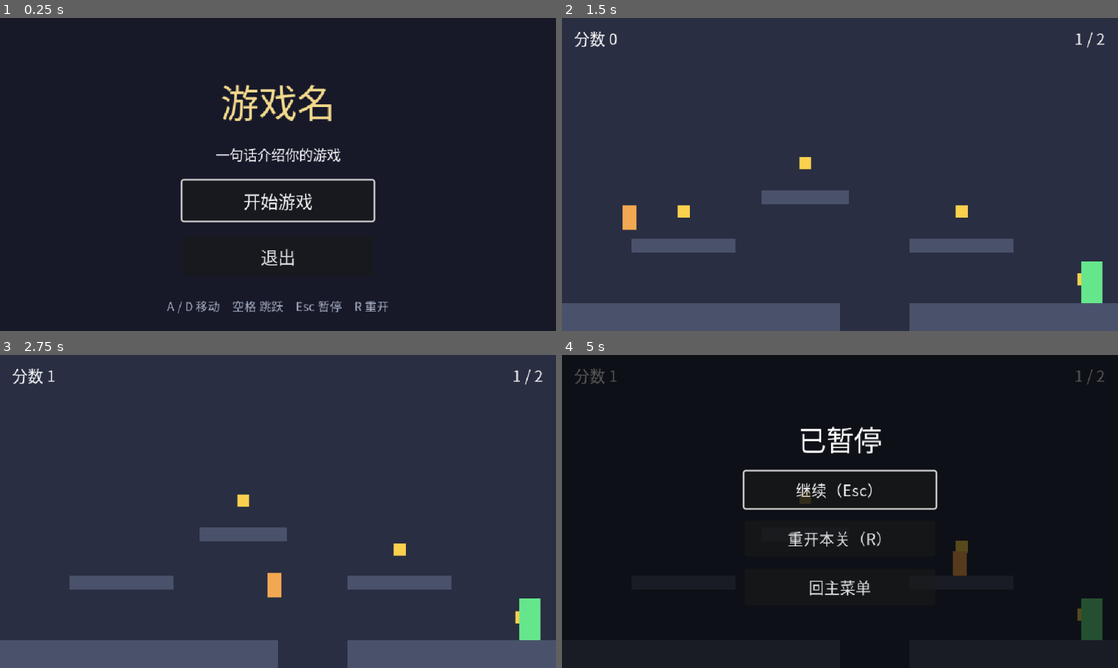
Above: before the commit, frames 1-4 (two rows, left to right).
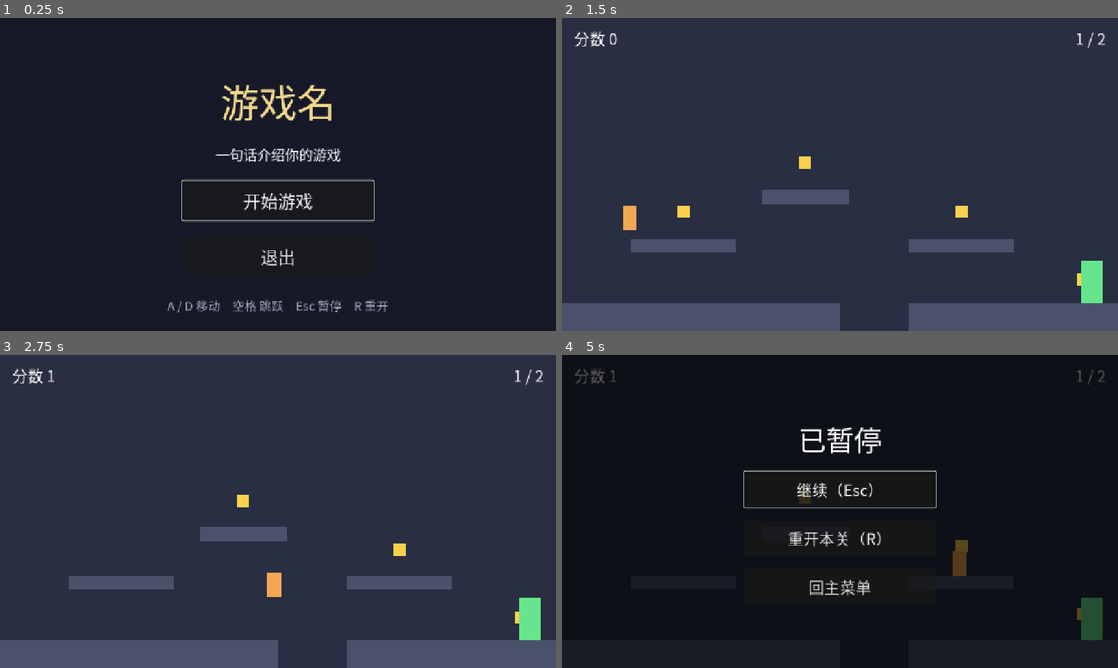
Above: after the commit, the same moments.

Repository: huajianwanzhao/xueyuanlu_gamejam
Game: Godot game, scene res://scenes/main_menu.tscn
Two runs of this game, one before a commit and one after it. Both use one fixed random seed, a clock stepped at 60 frames per second and the inputs below.
Inputs:
- Up to frame 1 (0.25 s): no input
- Up to frame 2 (1.5 s): click "开始游戏" at 0.5 s; tap Enter at 1.25 s; hold D (move_right) from 1.28 s (still down); hold Space (jump) from 1.28 s (still down)
- Up to frame 3 (2.75 s): keep holding D (move_right); release Space (jump) at 2.03 s; tap 1 at 2.1 s; tap Space (jump) at 2.27, 2.3, 2.57 s
- Up to frame 4 (5 s): release D (move_right) at 2.78 s; hold A (move_left) 2.78-3.53 s; hold Space (jump) 2.78-3.53 s; hold D (move_right) from 3.53 s (still down); tap 1 at 3.6 s; tap Space (jump) at 3.77, 3.8, 4.07 s; hold Space (jump) from 4.28 s (still down); tap Escape (pause) at 4.9 s

The runs differ from the first frame. In frame 1, 2.4% of the frame differs, in the area x 30-70%, y 21-95%; in frame 2, 0.4%; in frame 3, 0.4%; in frame 4, 1.9%.

Commit message:
feat(手绘模式): 1280x720 + Linear 过滤，两关坐标 x2，玩家支持单张静态图
视口 640x360 -> 1280x720；纹理过滤 Nearest -> Linear；所有场景与 UI 尺寸等比 x2，手感等价。player.gd 改成三级降级（frames.tres / player_idle.png / ColorRect），并加了跳跃与落地的挤压拉伸。art_check 与对照尺改为手绘版，docs/03 重写。

Diff:
--- a/levels/level_01.tscn
+++ b/levels/level_01.tscn
@@ -8,39 +8,39 @@
 [node name="Level01" type="Node2D"]
 
 [node name="GroundLeft" parent="." instance=ExtResource("2_platform")]
-position = Vector2(160, 344)
-size = Vector2(320, 32)
+position = Vector2(320, 688)
+size = Vector2(640, 64)
 
 [node name="GroundRight" parent="." instance=ExtResource("2_platform")]
-position = Vector2(520, 344)
+position = Vector2(1040, 688)
+size = Vector2(480, 64)
+
+[node name="PlatformA" parent="." instance=ExtResource("2_platform")]
+position = Vector2(280, 524)
 size = Vector2(240, 32)
 
-[node name="PlatformA" parent="." instance=ExtResource("2_platform")]
-position = Vector2(140, 262)
-size = Vector2(120, 16)
-
 [node name="PlatformB" parent="." instance=ExtResource("2_platform")]
-position = Vector2(280, 206)
-size = Vector2(100, 16)
+position = Vector2(560, 412)
+size = Vector2(200, 32)
 
 [node name="PlatformC" parent="." instance=ExtResource("2_platform")]
-position = Vector2(460, 262)
-size = Vector2(120, 16)
+position = Vector2(920, 524)
+size = Vector2(240, 32)
 
 [node name="Coin1" parent="." instance=ExtResource("3_coin")]
-position = Vector2(140, 222)
+position = Vector2(280, 444)
 
 [node name="Coin2" parent="." instance=ExtResource("3_coin")]
-position = Vector2(280, 166)
+position = Vector2(560, 332)
 
 [node name="Coin3" parent="." instance=ExtResource("3_coin")]
-position = Vector2(460, 222)
+position = Vector2(920, 444)
 
 [node name="Coin4" parent="." instance=ExtResource("3_coin")]
-position = Vector2(600, 300)
+position = Vector2(1200, 600)
 
 [node name="Player" parent="." instance=ExtResource("1_player")]
-position = Vector2(40, 300)
+position = Vector2(80, 600)
 
 [node name="Goal" parent="." instance=ExtResource("4_goal")]
-position = Vector2(610, 304)
+position = Vector2(1220, 608)
--- a/levels/level_02.tscn
+++ b/levels/level_02.tscn
@@ -8,50 +8,50 @@
 [node name="Level02" type="Node2D"]
 
 [node name="GroundLeft" parent="." instance=ExtResource("2_platform")]
-position = Vector2(100, 344)
+position = Vector2(200, 688)
+size = Vector2(400, 64)
+
+[node name="SteppingStone" parent="." instance=ExtResource("2_platform")]
+position = Vector2(560, 660)
+size = Vector2(120, 32)
+
+[node name="GroundRight" parent="." instance=ExtResource("2_platform")]
+position = Vector2(1000, 688)
+size = Vector2(560, 64)
+
+[node name="PlatformA" parent="." instance=ExtResource("2_platform")]
+position = Vector2(280, 500)
 size = Vector2(200, 32)
 
-[node name="SteppingStone" parent="." instance=ExtResource("2_platform")]
-position = Vector2(280, 330)
-size = Vector2(60, 16)
-
-[node name="GroundRight" parent="." instance=ExtResource("2_platform")]
-position = Vector2(500, 344)
-size = Vector2(280, 32)
-
-[node name="PlatformA" parent="." instance=ExtResource("2_platform")]
-position = Vector2(140, 250)
-size = Vector2(100, 16)
-
 [node name="PlatformB" parent="." instance=ExtResource("2_platform")]
-position = Vector2(300, 200)
-size = Vector2(90, 16)
+position = Vector2(600, 400)
+size = Vector2(180, 32)
 
 [node name="PlatformC" parent="." instance=ExtResource("2_platform")]
-position = Vector2(470, 250)
-size = Vector2(100, 16)
+position = Vector2(940, 500)
+size = Vector2(200, 32)
 
 [node name="PlatformD" parent="." instance=ExtResource("2_platform")]
-position = Vector2(555, 160)
-size = Vector2(90, 16)
+position = Vector2(1110, 320)
+size = Vector2(180, 32)
 
 [node name="Coin1" parent="." instance=ExtResource("3_coin")]
-position = Vector2(140, 205)
+position = Vector2(280, 410)
 
 [node name="Coin2" parent="." instance=ExtResource("3_coin")]
-position = Vector2(300, 155)
+position = Vector2(600, 310)
 
 [node name="Coin3" parent="." instance=ExtResource("3_coin")]
-position = Vector2(470, 205)
+position = Vector2(940, 410)
 
 [node name="Coin4" parent="." instance=ExtResource("3_coin")]
-position = Vector2(280, 285)
+position = Vector2(560, 570)
 
 [node name="Coin5" parent="." instance=ExtResource("3_coin")]
-position = Vector2(620, 300)
+position = Vector2(1240, 600)
 
 [node name="Player" parent="." instance=ExtResource("1_player")]
-position = Vector2(36, 300)
+position = Vector2(72, 600)
 
 [node name="Goal" parent="." instance=ExtResource("4_goal")]
-position = Vector2(555, 128)
+position = Vector2(1110, 256)
--- a/project.godot
+++ b/project.godot
@@ -23,8 +23,8 @@
 
 [display]
 
-window/size/viewport_width=640
-window/size/viewport_height=360
+window/size/viewport_width=1280
+window/size/viewport_height=720
 window/size/window_width_override=1280
 window/size/window_height_override=720
 window/stretch/mode="canvas_items"
@@ -67,6 +67,6 @@
 
 [rendering]
 
-textures/canvas_textures/default_texture_filter=0
+textures/canvas_textures/default_texture_filter=1
 renderer/rendering_method="gl_compatibility"
 renderer/rendering_method.mobile="gl_compatibility"
--- a/scenes/dev/art_check.tscn
+++ b/scenes/dev/art_check.tscn
@@ -6,26 +6,28 @@
 script = ExtResource("1_dev")
 
 [node name="Real" type="Sprite2D" parent="."]
-position = Vector2(110, 306)
+position = Vector2(480, 612)
+scale = Vector2(0.5, 0.5)
 visible = false
 
-[node name="Zoom" type="Sprite2D" parent="."]
-position = Vector2(470, 180)
-scale = Vector2(4, 4)
+[node name="Edge" type="Sprite2D" parent="."]
+position = Vector2(1000, 400)
+scale = Vector2(2, 2)
+visible = false
 
 [node name="Title" type="Label" parent="."]
-offset_left = 12.0
-offset_top = 6.0
-offset_right = 620.0
-offset_bottom = 26.0
-theme_override_font_sizes/font_size = 12
-text = "美术比例检查：Real = 真实大小（1:1）　Zoom = 同一张图放大 4 倍"
+offset_left = 20.0
+offset_top = 10.0
+offset_right = 1260.0
+offset_bottom = 50.0
+theme_override_font_sizes/font_size = 24
+text = "手绘素材检查：Real = 缩回 1:1（0.5 倍）　Edge = 放大 2 倍查边缘"
 
 [node name="Hint" type="Label" parent="."]
-offset_left = 12.0
-offset_top = 26.0
-offset_right = 620.0
-offset_bottom = 48.0
+offset_left = 20.0
+offset_top = 52.0
+offset_right = 1260.0
+offset_bottom = 96.0
 theme_override_colors/font_color = Color(0.85, 0.72, 0.42, 1)
-theme_override_font_sizes/font_size = 11
-text = "把 PNG 拖到 Real / Zoom 两个节点的 Texture 上。看不清 = 尺寸不对，不是画得不够细。"
+theme_override_font_sizes/font_size = 22
+text = "把 PNG 拖到 Real / Edge 的 Texture 上。Real 看得清 + Edge 没有黑边 = 过。"
--- a/scenes/game.tscn
+++ b/scenes/game.tscn
@@ -9,8 +9,8 @@
 script = ExtResource("1_game")
 
 [node name="Background" type="ColorRect" parent="."]
-offset_right = 640.0
-offset_bottom = 360.0
+offset_right = 1280.0
+offset_bottom = 720.0
 color = Color(0.16, 0.18, 0.26, 1)
 
 [node name="LevelHolder" type="Node2D" parent="."]
--- a/scenes/main_menu.tscn
+++ b/scenes/main_menu.tscn
@@ -27,32 +27,32 @@
 
 [node name="VBox" type="VBoxContainer" parent="Center"]
 layout_mode = 2
-theme_override_constants/separation = 18
+theme_override_constants/separation = 36
 alignment = 1
 
 [node name="Title" type="Label" parent="Center/VBox"]
 layout_mode = 2
 theme_override_colors/font_color = Color(0.95, 0.85, 0.55, 1)
-theme_override_font_sizes/font_size = 44
+theme_override_font_sizes/font_size = 88
 text = "游戏名"
 horizontal_alignment = 1
 
 [node name="Subtitle" type="Label" parent="Center/VBox"]
 layout_mode = 2
-theme_override_font_sizes/font_size = 16
+theme_override_font_sizes/font_size = 32
 text = "一句话介绍你的游戏"
 horizontal_alignment = 1
 
 [node name="StartButton" type="Button" parent="Center/VBox"]
-custom_minimum_size = Vector2(220, 46)
+custom_minimum_size = Vector2(440, 92)
 layout_mode = 2
-theme_override_font_sizes/font_size = 20
+theme_override_font_sizes/font_size = 40
 text = "开始游戏"
 
 [node name="QuitButton" type="Button" parent="Center/VBox"]
-custom_minimum_size = Vector2(220, 46)
+custom_minimum_size = Vector2(440, 92)
 layout_mode = 2
-theme_override_font_sizes/font_size = 20
+theme_override_font_sizes/font_size = 40
 text = "退出"
 
 [node name="Hint" type="Label" parent="."]
@@ -60,11 +60,11 @@
 anchor_top = 1.0
 anchor_right = 1.0
 anchor_bottom = 1.0
-offset_top = -40.0
-offset_bottom = -12.0
+offset_top = -80.0
+offset_bottom = -24.0
 grow_horizontal = 2
 grow_vertical = 0
 theme_override_colors/font_color = Color(0.65, 0.68, 0.76, 1)
-theme_override_font_sizes/font_size = 14
+theme_override_font_sizes/font_size = 28
 text = "A / D 移动　空格 跳跃　Esc 暂停　R 重开"
 horizontal_alignment = 1
--- a/scenes/objects/coin.tscn
+++ b/scenes/objects/coin.tscn
@@ -3,7 +3,7 @@
 [ext_resource type="Script" path="res://scripts/objects/coin.gd" id="1_coin"]
 
 [sub_resource type="CircleShape2D" id="CircleShape2D_coin"]
-radius = 10.0
+radius = 20.0
 
 [node name="Coin" type="Area2D" groups=["coin"]]
 script = ExtResource("1_coin")
@@ -12,8 +12,8 @@
 shape = SubResource("CircleShape2D_coin")
 
 [node name="Visual" type="ColorRect" parent="."]
-offset_left = -7.0
-offset_top = -7.0
-offset_right = 7.0
-offset_bottom = 7.0
+offset_left = -14.0
+offset_top = -14.0
+offset_right = 14.0
+offset_bottom = 14.0
 color = Color(0.98, 0.82, 0.3, 1)
--- a/scenes/objects/goal.tscn
+++ b/scenes/objects/goal.tscn
@@ -3,7 +3,7 @@
 [ext_resource type="Script" path="res://scripts/objects/goal.gd" id="1_goal"]
 
 [sub_resource type="RectangleShape2D" id="RectangleShape2D_goal"]
-size = Vector2(24, 48)
+size = Vector2(48, 96)
 
 [node name="Goal" type="Area2D" groups=["goal"]]
 script = ExtResource("1_goal")
@@ -12,8 +12,8 @@
 shape = SubResource("RectangleShape2D_goal")
 
 [node name="Visual" type="ColorRect" parent="."]
-offset_left = -12.0
-offset_top = -24.0
-offset_right = 12.0
-offset_bottom = 24.0
+offset_left = -24.0
+offset_top = -48.0
+offset_right = 24.0
+offset_bottom = 48.0
 color = Color(0.4, 0.9, 0.55, 1)
--- a/scenes/objects/platform.tscn
+++ b/scenes/objects/platform.tscn
@@ -3,7 +3,7 @@
 [ext_resource type="Script" path="res://scripts/objects/platform.gd" id="1_platform"]
 
 [sub_resource type="RectangleShape2D" id="RectangleShape2D_platform"]
-size = Vector2(96, 16)
+size = Vector2(192, 32)
 
 [node name="Platform" type="StaticBody2D"]
 script = ExtResource("1_platform")
@@ -12,8 +12,8 @@
 shape = SubResource("RectangleShape2D_platform")
 
 [node name="Visual" type="ColorRect" parent="."]
-offset_left = -48.0
-offset_top = -8.0
-offset_right = 48.0
-offset_bottom = 8.0
+offset_left = -96.0
+offset_top = -16.0
+offset_right = 96.0
+offset_bottom = 16.0
 color = Color(0.29, 0.32, 0.42, 1)
--- a/scenes/player/player.tscn
+++ b/scenes/player/player.tscn
@@ -3,7 +3,7 @@
 [ext_resource type="Script" path="res://scripts/player/player.gd" id="1_player"]
 
 [sub_resource type="RectangleShape2D" id="RectangleShape2D_body"]
-size = Vector2(16, 28)
+size = Vector2(32, 56)
 
 [node name="Player" type="CharacterBody2D" groups=["player"]]
 script = ExtResource("1_player")
@@ -11,12 +11,17 @@
 [node name="CollisionShape2D" type="CollisionShape2D" parent="."]
 shape = SubResource("RectangleShape2D_body")
 
-[node name="Visual" type="ColorRect" parent="."]
-offset_left = -8.0
-offset_top = -14.0
-offset_right = 8.0
-offset_bottom = 14.0
+[node name="VisualRoot" type="Node2D" parent="."]
+
+[node name="Visual" type="ColorRect" parent="VisualRoot"]
+offset_left = -16.0
+offset_top = -28.0
+offset_right = 16.0
+offset_bottom = 28.0
 color = Color(0.95, 0.66, 0.32, 1)
 
-[node name="Anim" type="AnimatedSprite2D" parent="."]
+[node name="Sprite" type="Sprite2D" parent="VisualRoot"]
 visible = false
+
+[node name="Anim" type="AnimatedSprite2D" parent="VisualRoot"]
+visible = false
--- a/scenes/ui/hud.tscn
+++ b/scenes/ui/hud.tscn
@@ -16,16 +16,16 @@
 [node name="Bar" type="HBoxContainer" parent="Root"]
 anchors_preset = 10
 anchor_right = 1.0
-offset_left = 14.0
-offset_top = 10.0
-offset_right = -14.0
-offset_bottom = 36.0
+offset_left = 28.0
+offset_top = 20.0
+offset_right = -28.0
+offset_bottom = 72.0
 grow_horizontal = 2
 
 [node name="ScoreLabel" type="Label" parent="Root/Bar"]
 layout_mode = 2
 size_flags_vertical = 0
-theme_override_font_sizes/font_size = 18
+theme_override_font_sizes/font_size = 36
 text = "分数 0"
 vertical_alignment = 0
 
@@ -37,7 +37,7 @@
 [node name="LevelLabel" type="Label" parent="Root/Bar"]
 layout_mode = 2
 size_flags_vertical = 0
-theme_override_font_sizes/font_size = 18
+theme_override_font_sizes/font_size = 36
 text = "1 / 2"
 horizontal_alignment = 2
 vertical_alignment = 0
--- a/scenes/ui/pause_menu.tscn
+++ b/scenes/ui/pause_menu.tscn
@@ -31,29 +31,29 @@
 
 [node name="VBox" type="VBoxContainer" parent="Root/Center"]
 layout_mode = 2
-theme_override_constants/separation = 14
+theme_override_constants/separation = 28
 alignment = 1
 
 [node name="Title" type="Label" parent="Root/Center/VBox"]
 layout_mode = 2
-theme_override_font_sizes/font_size = 32
+theme_override_font_sizes/font_size = 64
 text = "已暂停"
 horizontal_alignment = 1
 
 [node name="ResumeButton" type="Button" parent="Root/Center/VBox"]
-custom_minimum_size = Vector2(220, 42)
+custom_minimum_size = Vector2(440, 84)
 layout_mode = 2
-theme_override_font_sizes/font_size = 18
+theme_override_font_sizes/font_size = 36
 text = "继续（Esc）"
 
 [node name="RestartButton" type="Button" parent="Root/Center/VBox"]
-custom_minimum_size = Vector2(220, 42)
+custom_minimum_size = Vector2(440, 84)
 layout_mode = 2
-theme_override_font_sizes/font_size = 18
+theme_override_font_sizes/font_size = 36
 text = "重开本关（R）"
 
 [node name="MenuButton" type="Button" parent="Root/Center/VBox"]
-custom_minimum_size = Vector2(220, 42)
+custom_minimum_size = Vector2(440, 84)
 layout_mode = 2
-theme_override_font_sizes/font_size = 18
+theme_override_font_sizes/font_size = 36
 text = "回主菜单"
--- a/scenes/win_screen.tscn
+++ b/scenes/win_screen.tscn
@@ -27,30 +27,30 @@
 
 [node name="VBox" type="VBoxContainer" parent="Center"]
 layout_mode = 2
-theme_override_constants/separation = 16
+theme_override_constants/separation = 32
 alignment = 1
 
 [node name="Title" type="Label" parent="Center/VBox"]
 layout_mode = 2
 theme_override_colors/font_color = Color(0.6, 0.95, 0.7, 1)
-theme_override_font_sizes/font_size = 44
+theme_override_font_sizes/font_size = 88
 text = "通关！"
 horizontal_alignment = 1
 
 [node name="ScoreLabel" type="Label" parent="Center/VBox"]
 layout_mode = 2
-theme_override_font_sizes/font_size = 20
+theme_override_font_sizes/font_size = 40
 text = "得分 0"
 horizontal_alignment = 1
 
 [node name="MenuButton" type="Button" parent="Center/VBox"]
-custom_minimum_size = Vector2(220, 44)
+custom_minimum_size = Vector2(440, 88)
 layout_mode = 2
-theme_override_font_sizes/font_size = 18
+theme_override_font_sizes/font_size = 36
 text = "回主菜单"
 
 [node name="RetryButton" type="Button" parent="Center/VBox"]
-custom_minimum_size = Vector2(220, 44)
+custom_minimum_size = Vector2(440, 88)
 layout_mode = 2
-theme_override_font_sizes/font_size = 18
+theme_override_font_sizes/font_size = 36
 text = "再玩一次"
--- a/scripts/dev/art_check.gd
+++ b/scripts/dev/art_check.gd
@@ -1,34 +1,55 @@
 extends Node2D
-## 美术比例检查场景（F6 运行）。
-## 用法：把一张候选 PNG 拖到下面 Real / Zoom 两个节点的 texture 上。
-##   Real = 1:1 真实大小，看它在这个 640x360 的框里是否清楚
-##   Zoom = 同一张图放大 4 倍，看像素细节
+## 手绘风素材检查场景（F6 运行）。
+##
+## 用法：把候选 PNG 拖到 Real / Edge 两个节点的 Texture 上。
+##   Real = 按 2 倍画的图缩回 1:1，看它在真实画面里够不够清楚
+##   Edge = 放大 2 倍，看边缘有没有暗边/黑边、有没有被拉糊
+##
+## 判定只有一句：Real 里看得清、Edge 里没有黑边，就过。
 
-const VIEW: Vector2 = Vector2(640, 360)
-const GROUND_Y: float = 320.0
+const VIEW: Vector2 = Vector2(1280, 720)
+## 和 levels/level_01.tscn 的地面顶部完全对齐，方便和真实关卡对比
+const GROUND_Y: float = 656.0
+## 角色碰撞盒 32x56；素材建议按 2 倍画，即 64x112
+const BODY: Vector2 = Vector2(32, 56)
+const ART_SCALE: float = 2.0
+const SAFE_MARGIN: float = 64.0
 
-const COL_BG: Color = Color(0.14, 0.16, 0.22)
-const COL_GRID_MINOR: Color = Color(0.22, 0.24, 0.32)
-const COL_GRID_MAJOR: Color = Color(0.32, 0.36, 0.48)
+const COL_BG: Color = Color(0.10, 0.11, 0.14)
 const COL_GROUND: Color = Color(0.29, 0.32, 0.42)
-const COL_GHOST: Color = Color(0.95, 0.66, 0.32, 0.55)
+const COL_SAFE: Color = Color(0.75, 0.30, 0.32)
+const COL_ART: Color = Color(0.95, 0.72, 0.32, 0.9)
+const COL_BODY: Color = Color(0.62, 0.66, 0.78, 0.8)
+const COL_LIGHT: Color = Color(0.86, 0.87, 0.90)
 
 
 func _draw() -> void:
+	var font: Font = ThemeDB.fallback_font
 	draw_rect(Rect2(Vector2.ZERO, VIEW), COL_BG)
 
-	var x: float = 0.0
-	while x <= VIEW.x:
-		draw_line(Vector2(x, 0), Vector2(x, VIEW.y), COL_GRID_MAJOR if int(x) % 64 == 0 else COL_GRID_MINOR)
-		x += 16.0
-	var y: float = 0.0
-	while y <= VIEW.y:
-		draw_line(Vector2(0, y), Vector2(VIEW.x, y), COL_GRID_MAJOR if int(y) % 64 == 0 else COL_GRID_MINOR)
-		y += 16.0
+	# 亮色块：把图放在亮背景上，暗边/黑边最容易被看出来
+	draw_rect(Rect2(Vector2(300, 340), Vector2(380, 320)), COL_LIGHT)
 
+	# 地面
 	draw_rect(Rect2(Vector2(0, GROUND_Y), Vector2(VIEW.x, VIEW.y - GROUND_Y)), COL_GROUND)
 
-	# 角色标准尺寸的参考框：脚底贴地，16x28
-	var ghost: Rect2 = Rect2(Vector2(56, GROUND_Y - 28.0), Vector2(16, 28))
-	draw_rect(ghost, COL_GHOST, false, 1.0)
-	draw_string(ThemeDB.fallback_font, Vector2(56, GROUND_Y - 34), "标准角色 16x28", HORIZONTAL_ALIGNMENT_LEFT, -1, 10, COL_GHOST)
+	# 安全边距：重要内容别越过这两条线（不同宽高比的屏幕会裁掉）
+	draw_line(Vector2(SAFE_MARGIN, 0), Vector2(SAFE_MARGIN, VIEW.y), COL_SAFE, 2.0)
+	draw_line(Vector2(VIEW.x - SAFE_MARGIN, 0), Vector2(VIEW.x - SAFE_MARGIN, VIEW.y), COL_SAFE, 2.0)
+	draw_string(font, Vector2(SAFE_MARGIN + 10, 140), "红线内 = 安全区", HORIZONTAL_ALIGNMENT_LEFT, -1, 18, COL_SAFE)
+
+	# 参考框：外框 = 素材画布（64x112），内框 = 碰撞盒（32x56），脚底对齐地面
+	var art: Vector2 = BODY * ART_SCALE
+	var foot_x: float = 120.0
+	draw_rect(Rect2(Vector2(foot_x - art.x * 0.5, GROUND_Y - art.y), art), COL_ART, false, 2.0)
+	draw_rect(Rect2(Vector2(foot_x - BODY.x * 0.5, GROUND_Y - BODY.y), BODY), COL_BODY, false, 2.0)
+
+	# 锚点十字：图片的脚底中心要落在这里
+	draw_line(Vector2(foot_x - 14, GROUND_Y), Vector2(foot_x + 14, GROUND_Y), COL_ART, 2.0)
+	draw_line(Vector2(foot_x, GROUND_Y - 14), Vector2(foot_x, GROUND_Y + 14), COL_ART, 2.0)
+
+	draw_string(font, Vector2(foot_x - 96, GROUND_Y - art.y - 14), "素材画布 64 x 112（按 2 倍画）", HORIZONTAL_ALIGNMENT_LEFT, -1, 20, COL_ART)
+	draw_string(font, Vector2(foot_x - 66, GROUND_Y - BODY.y - 10), "碰撞盒 32 x 56", HORIZONTAL_ALIGNMENT_LEFT, -1, 18, COL_BODY)
+	draw_string(font, Vector2(foot_x + 18, GROUND_Y + 6), "脚底锚点", HORIZONTAL_ALIGNMENT_LEFT, -1, 18, COL_ART)
+
+	draw_string(font, Vector2(316, 372), "亮背景：暗边/黑边在这里最明显", HORIZONTAL_ALIGNMENT_LEFT, -1, 18, Color(0.18, 0.19, 0.23))
--- a/scripts/objects/coin.gd
+++ b/scripts/objects/coin.gd
@@ -2,7 +2,7 @@
 ## 金币：玩家碰到就加分、播声音、消失。
 
 @export var value: int = 1
-@export var bob_height: float = 4.0
+@export var bob_height: float = 8.0
 
 
 func _ready() -> void:
--- a/scripts/objects/platform.gd
+++ b/scripts/objects/platform.gd
@@ -5,7 +5,7 @@
 
 @export var size: Vector2 = Vector2(96, 16):
 	set(value):
-		size = Vector2(maxf(value.x, 8.0), maxf(value.y, 8.0))
+		size = Vector2(maxf(value.x, 16.0), maxf(value.y, 16.0))
 		_apply_size()
 
 
--- a/scripts/player/player.gd
+++ b/scripts/player/player.gd
@@ -2,32 +2,43 @@
 ## 玩家：左右移动 + 跳跃（含可变跳跃高度）+ 掉落死亡。
 ## 手感参数全在 Inspector 里改，不用碰代码。
 ##
-## 外观两种状态，自动切换：
-##   1) 没做美术 -> 用 ColorRect 纯色块占位（默认）
-##   2) 美术做完 -> 把 SpriteFrames 存到 FRAMES_PATH，自动改用动画，代码一行不用改
+## 外观三级自动降级，美术换图时一行代码都不用改：
+##   1) 有 player_frames.tres  -> 逐帧动画
+##   2) 有 player_idle.png     -> 单张静态图，自动缩放到 32x56
+##   3) 都没有                  -> 纯色块占位（默认）
+##
+## 不管用哪一级，跳跃/落地都有程序做的挤压拉伸（Inspector 里可关）。
 
 signal died
 
-## 有帧动画就自动用；没有就继续用纯色块
 const FRAMES_PATH: String = "res://assets/sprites/player/player_frames.tres"
-## 这些动画名要和 SpriteFrames 里的一致；缺哪个就跳过哪个
+const SPRITE_PATH: String = "res://assets/sprites/player/player_idle.png"
 const ANIM_IDLE: StringName = &"idle"
 const ANIM_RUN: StringName = &"run"
 const ANIM_JUMP: StringName = &"jump"
 const ANIM_DIE: StringName = &"die"
+## 碰撞盒尺寸，静态图按这个高度自动缩放
+const BODY_SIZE: Vector2 = Vector2(32, 56)
 
 @export_group("手感")
-@export var speed: float = 190.0
-@export var jump_force: float = 560.0
-@export var gravity: float = 1500.0
-@export var max_fall_speed: float = 900.0
+@export var speed: float = 380.0
+@export var jump_force: float = 1120.0
+@export var gravity: float = 3000.0
+@export var max_fall_speed: float = 1800.0
 ## 掉到这个 y 以下就算死（世界坐标）
-@export var death_y: float = 460.0
+@export var death_y: float = 920.0
+
+@export_group("动效")
+## 跳跃/落地挤压拉伸的强度，0 = 完全关掉
+@export_range(0.0, 1.0) var squash_strength: float = 0.22
 
 var _dead: bool = false
+var _squash_tween: Tween
 
-@onready var _visual: ColorRect = $Visual
-@onready var _anim: AnimatedSprite2D = $Anim
+@onready var _visual_root: Node2D = $VisualRoot
+@onready var _visual: ColorRect = $VisualRoot/Visual
+@onready var _sprite: Sprite2D = $VisualRoot/Sprite
+@onready var _anim: AnimatedSprite2D = $VisualRoot/Anim
 
 
 func _ready() -> void:
@@ -38,6 +49,8 @@
 	if _dead:
 		return
 
+	var was_on_floor: bool = is_on_floor()
+
 	if not is_on_floor():
 		velocity.y = minf(velocity.y + gravity * delta, max_fall_speed)
 
@@ -47,11 +60,15 @@
 	if Input.is_action_just_pressed("jump") and is_on_floor():
 		velocity.y = -jump_force
 		AudioManager.play_sfx("jump")
+		_squash(Vector2(0.82, 1.18))
 	# 松开跳跃键立刻减速 -> 短按小跳、长按大跳
 	if Input.is_action_just_released("jump") and velocity.y < 0.0:
 		velocity.y *= 0.45
 
 	move_and_slide()
+
+	if not was_on_floor and is_on_floor():
+		_squash(Vector2(1.2, 0.8))
 
 	if global_position.y > death_y:
 		_die()
@@ -63,18 +80,38 @@
 # ---------- 外观 ----------
 
 func _setup_visual() -> void:
-	if not ResourceLoader.exists(FRAMES_PATH):
-		return
-	var frames: SpriteFrames = load(FRAMES_PATH) as SpriteFrames
-	if frames == null or frames.get_animation_names().is_empty():
-		return
-	_anim.sprite_frames = frames
-	_anim.visible = true
-	_visual.visible = false
-	_play(ANIM_IDLE)
+	if ResourceLoader.exists(FRAMES_PATH):
+		var frames: SpriteFrames = load(FRAMES_PATH) as SpriteFrames
+		if frames != null and not frames.get_animation_names().is_empty():
+			_anim.sprite_frames = frames
+			_show_only(_anim)
+			_play(ANIM_IDLE)
+			return
+
+	if ResourceLoader.exists(SPRITE_PATH):
+		var tex: Texture2D = load(SPRITE_PATH) as Texture2D
+		if tex != null and tex.get_height() > 0:
+			_sprite.texture = tex
+			var s: float = BODY_SIZE.y / float(tex.get_height())
+			_sprite.scale = Vector2(s, s)
+			_sprite.flip_h = false
+			_show_only(_sprite)
+			return
+
+
+func _show_only(node: Node) -> void:
+	_visual.visible = node == _visual
+	_sprite.visible = node == _sprite
+	_anim.visible = node == _anim
 
 
 func _update_anim(direction: float) -> void:
+	if _sprite.visible:
+		_sprite.flip_h = direction < 0.0
+		# 没有跑步动画时，用轻微倾斜装作在动
+		_sprite.rotation = deg_to_rad(-4.0) * signf(direction) if is_on_floor() and absf(direction) > 0.1 else 0.0
+		return
+
 	if not _anim.visible:
 		return
 	_anim.flip_h = direction < 0.0
@@ -95,6 +132,18 @@
 	_anim.play(anim)
 
 
+## 挤压拉伸：只动外观，不动碰撞盒
+func _squash(target: Vector2) -> void:
+	if squash_strength <= 0.0:
+		return
+	if _squash_tween != null:
+		_squash_tween.kill()
+	var t: Vector2 = Vector2(lerpf(1.0, target.x, squash_strength), lerpf(1.0, target.y, squash_strength))
+	_squash_tween = create_tween()
+	_squash_tween.tween_property(_visual_root, "scale", t, 0.06)
+	_squash_tween.tween_property(_visual_root, "scale", Vector2.ONE, 0.16).set_trans(Tween.TRANS_QUAD).set_ease(Tween.EASE_OUT)
+
+
 func _die() -> void:
 	if _dead:
 		return
--- a/ui/theme.tres
+++ b/ui/theme.tres
@@ -6,4 +6,4 @@
 
 [resource]
 default_font = SubResource("SystemFont_cjk")
-default_font_size = 18
+default_font_size = 36
Binary file changed: docs/images/art_check.png
Not shown, added: docs/images/art_check.png.import
Binary file changed: docs/images/art_ruler.png
Not shown, added: docs/images/art_ruler.png.import
Binary file changed: docs/images/game.png
Binary file changed: docs/images/menu.png
Binary file changed: docs/images/pause.png
Binary file changed: docs/images/win.png
Not shown, added: scripts/dev/art_check.gd.uid
Not shown, changed: docs/03_美术素材规格.md
Not shown, changed: docs/04_策划摆关卡指南.md
Not shown, changed: docs/05_导出与提交清单.md
